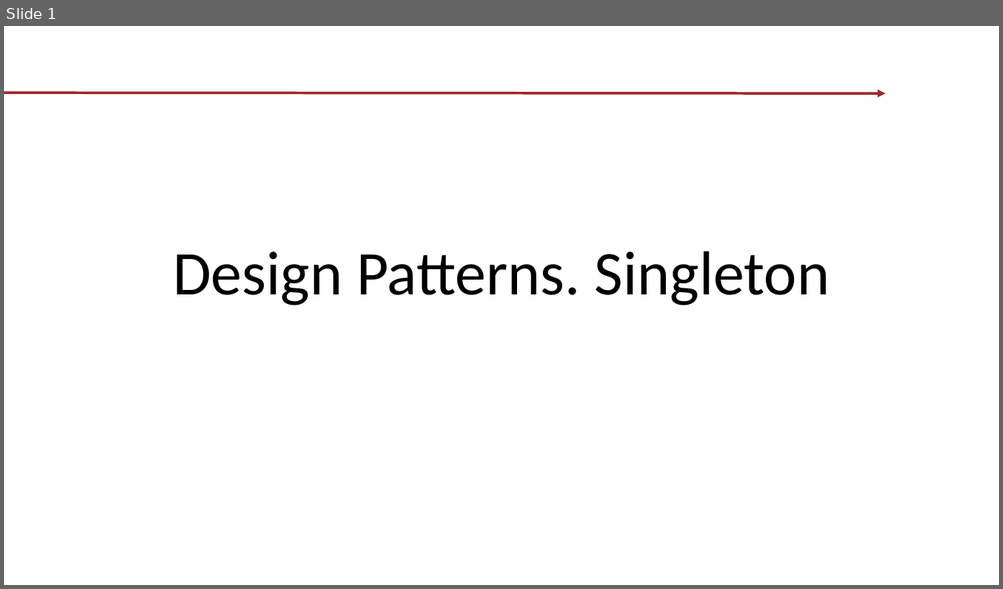
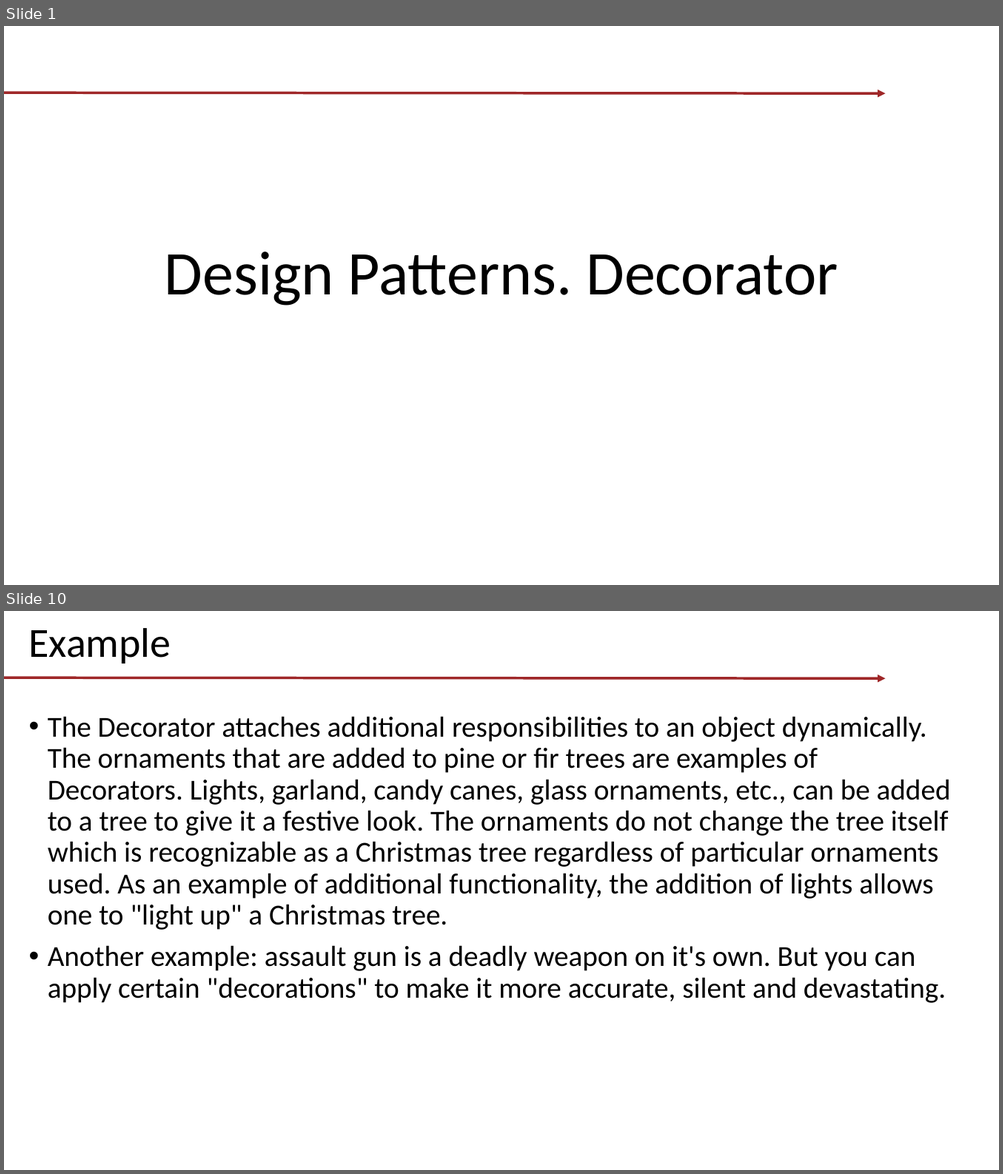
Before and after one commit to tishyk/codespacedirstructure, a slide deck: T1. Design Patterns/Decorator/Demo.pptx. Shown one above the other, each under a label of ours: slide 1 before the commit, slides 1 and 10 after it; the slides between them are not shown. The pictures are 1003x589 and 1003x1174 pixels, drawn with LibreOffice and Linux fonts; fonts in the diff are those of the drawing; background and template pictures are left out. Boxes give left, top, right and bottom in pixels: in the first picture for what was removed or moved away, otherwise in the second. Text is boxed around its words. In the diff, an @@ line names an element or a change of style, - is before the commit and + after.

Commit message:
T1. Patterns. part2

```diff
--- a/T1. Design Patterns/Decorator/Demo.pptx
+++ b/T1. Design Patterns/Decorator/Demo.pptx
@@ slide 10 added at <box>4,611,999,1170</box>, background picture (left out); not listed: 1 template element that a slide beside it also shows @@
@@ title added at <box>29,628,171,664</box>, 40 pt, text #000000 @@
+Example
@@ text added at <box>48,716,950,1003</box>, 28 pt, text #000000 @@
+• The Decorator attaches additional responsibilities to an object dynamically. The ornaments that are added to pine or fir trees are examples of Decorators. Lights, garland, candy canes, glass ornaments, etc., can be added to a tree to give it a festive look. The ornaments do not change the tree itself which is recognizable as a Christmas tree regardless of particular ornaments used. As an example of additional functionality, the addition of lights allows one to "light up" a Christmas tree.
+• Another example: assault gun is a deadly weapon on it's own. But you can apply certain "decorations" to make it more accurate, silent and devastating.
@@ slide 1 changed as well @@
@@ title at <box>165,252,837,306</box>: text changed @@
-Design Patterns. Singleton
+Design Patterns. Decorator
```
Also in this commit, not shown: 1 other slide changed, 11 other slides added, 19 other files.
